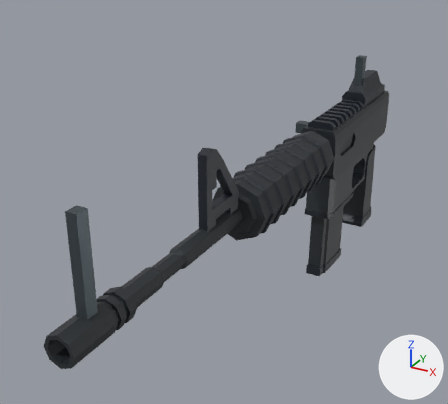
Two versions of the glTF model Game/Assets/_SwapHunter/Resources/VisualV2/Weapons/weapon_03.glb, one commit apart.
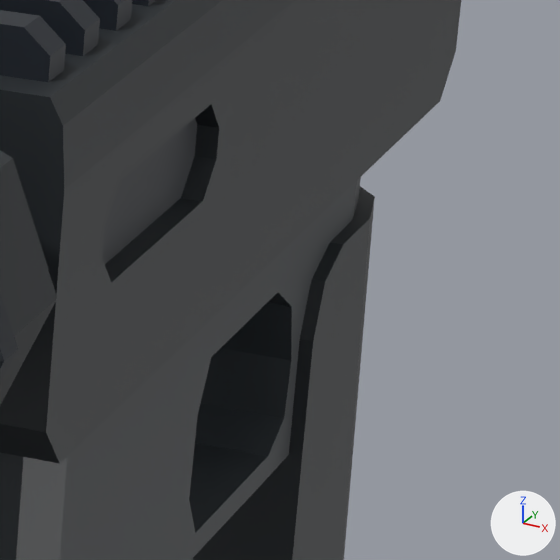
The first picture shows the older version from a camera (50 mm lens) standing at (0.33, -1.06, 0.371) and looking at (-0.077, -0.32, 0.001). The close-ups show the older and then the newer version on the part from 73% to 89% of the width and 30% to 48% of the height of that picture. Only the edits that show in the close-ups are written down. The axes (+X, +Y, +Z) are drawn at lower right. The lights are the same throughout.

The first close-up shows 'receiver_geometry'.
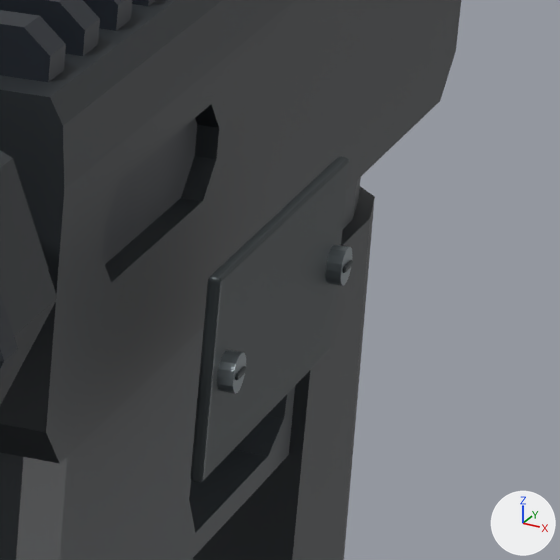
Location of each change, [x1, y1, x2, y2] in pixels of the close-ups (560 x 560 px):
'Recessed receiver plate', added
    after: [191, 157, 349, 482]
'Captive slotted receiver screw.001', added
    after: [217, 350, 246, 394]
'Captive slotted receiver screw', added
    after: [325, 245, 353, 286]
'Screwdriver slot.001', added
    after: [235, 366, 246, 380]

Diff of the bpy script that builds the scene:
```diff
--- a/Game/Assets/_SwapHunter/Resources/VisualV2/Weapons/weapon_03.glb.py
+++ b/Game/Assets/_SwapHunter/Resources/VisualV2/Weapons/weapon_03.glb.py
@@ mat_october_inset_receiver_machining @@
+mat_october_inset_receiver_machining = principled_material('October inset receiver machining')
+mat_october_inset_receiver_machining.base_color = (0.035, 0.044, 0.048)  # dark grey #353b3e
+mat_october_inset_receiver_machining.metallic = 0.45
+mat_october_inset_receiver_machining.roughness = 0.49
@@ mat_october_satin_fasteners @@
+mat_october_satin_fasteners = principled_material('October satin fasteners')
+mat_october_satin_fasteners.base_color = (0.26, 0.3, 0.32)  # grey #8b9599
+mat_october_satin_fasteners.metallic = 0.82
+mat_october_satin_fasteners.roughness = 0.29
@@ me_cube_004 @@
+me_cube_004.from_pydata(...)  # 96 vertices, 188 faces; spans x -0.0005..0.0005, y -0.003..0.003, z -0.0008..0.0008
+me_cube_004.materials.append(mat_october_inset_receiver_machining)  # dark grey #353b3e
@@ me_cube_001 @@
+me_cube_001.from_pydata(...)  # 96 vertices, 188 faces; spans x -0.0015..0.0015, y -0.0475..0.0475, z -0.0235..0.0235
+me_cube_001.materials.append(mat_october_inset_receiver_machining)  # dark grey #353b3e
@@ me_cylinder_001 @@
+me_cylinder_001.from_pydata(...)  # a 16-sided cylinder along z spanning x -0.0045..0.0045, y -0.0045..0.0045, z -0.002..0.002
+me_cylinder_001.materials.append(mat_october_satin_fasteners)  # grey #8b9599
@@ ob_screwdriver_slot_001 @@
+ob_screwdriver_slot_001 = bpy.data.objects.new('Screwdriver slot.001', me_cube_004)
+ob_screwdriver_slot_001.parent = ob_cc0_weapon_03
+ob_screwdriver_slot_001.location = (-0.0582, -0.104, 0.008)
@@ ob_recessed_receiver_plate @@
+ob_recessed_receiver_plate = bpy.data.objects.new('Recessed receiver plate', me_cube_001)
+ob_recessed_receiver_plate.parent = ob_cc0_weapon_03
+ob_recessed_receiver_plate.location = (-0.053, -0.065, 0.008)
@@ ob_captive_slotted_receiver_screw_001 @@
+ob_captive_slotted_receiver_screw_001 = bpy.data.objects.new('Captive slotted receiver screw.001', me_cylinder_001)
+ob_captive_slotted_receiver_screw_001.parent = ob_cc0_weapon_03
+ob_captive_slotted_receiver_screw_001.location = (-0.056, -0.104, 0.008)
+ob_captive_slotted_receiver_screw_001.rotation_euler = (0.0, 1.571, 0.0)  # degrees (0, 90, 0)
@@ ob_captive_slotted_receiver_screw @@
+ob_captive_slotted_receiver_screw = bpy.data.objects.new('Captive slotted receiver screw', me_cylinder_001.copy())
+ob_captive_slotted_receiver_screw.parent = ob_cc0_weapon_03
+ob_captive_slotted_receiver_screw.location = (-0.056, -0.025, 0.008)
+ob_captive_slotted_receiver_screw.rotation_euler = (0.0, 1.571, 0.0)  # degrees (0, 90, 0)
```
